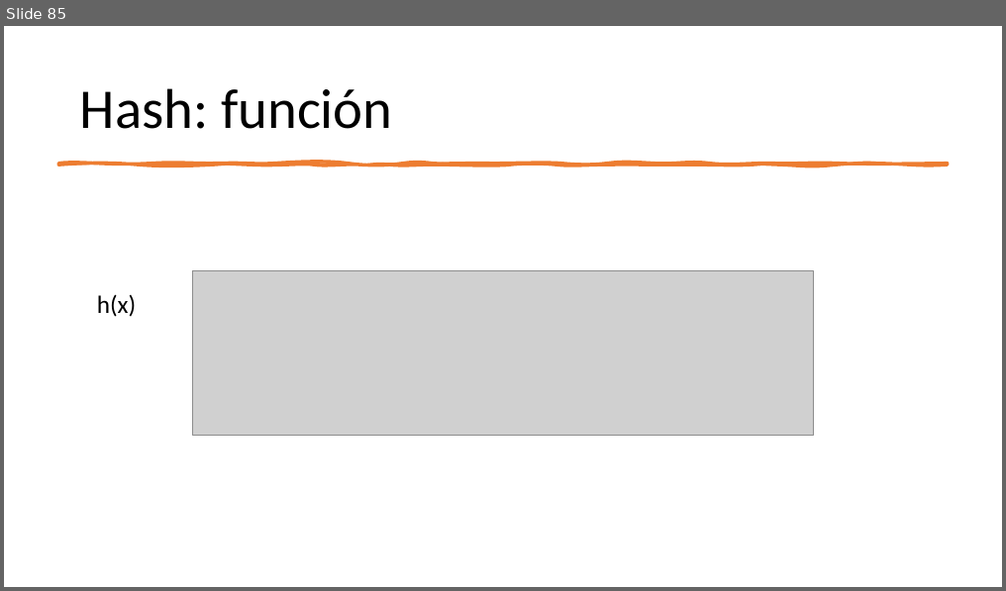
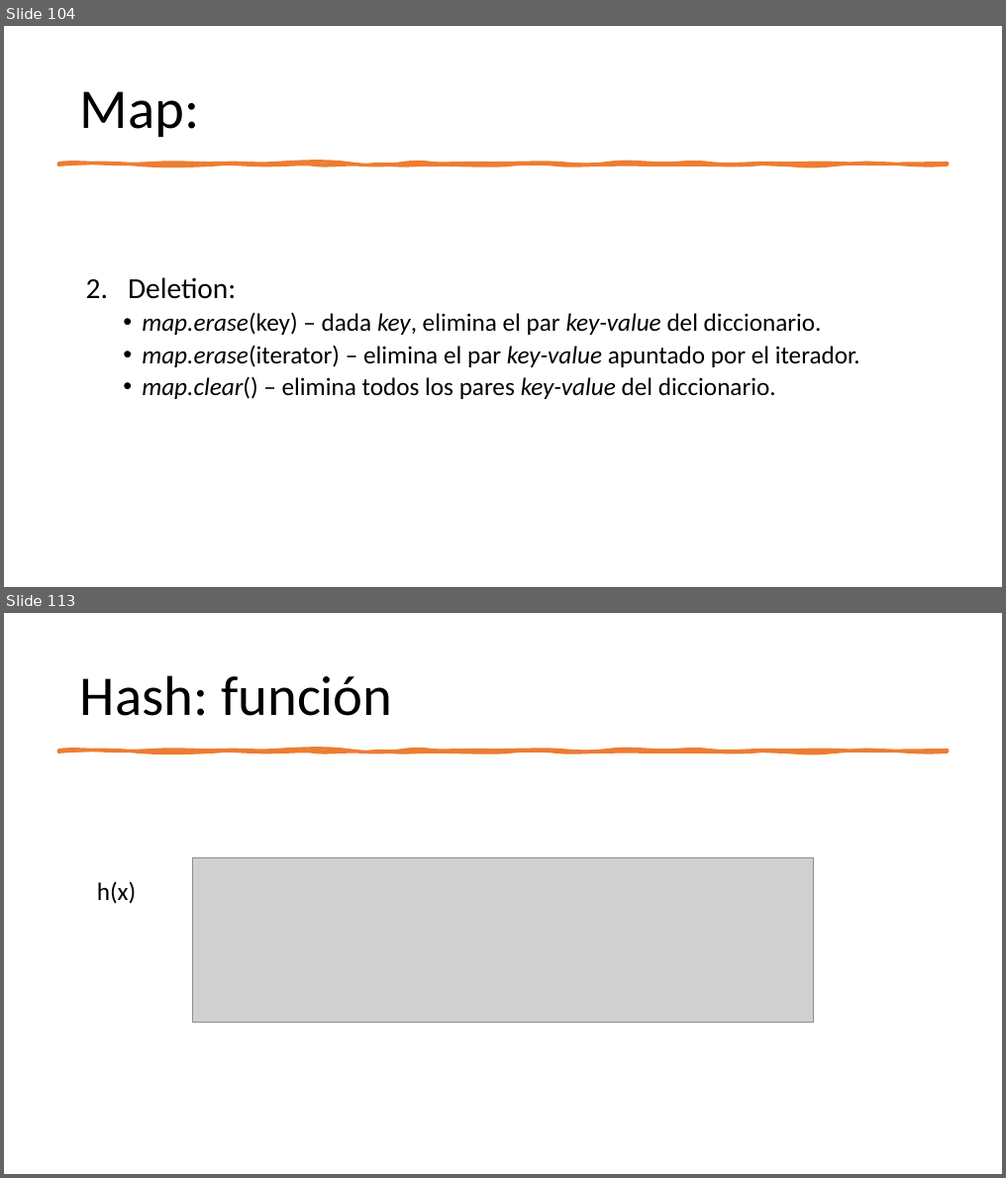
Before and after one commit to ppa-docencia-u/usm-ejemplos-estdatos, a slide deck: presentacion/Estructuras de datos-1.pptx. Shown one above the other, each under a label of ours: slide 85 before the commit, slides 104 and 113 after it; the slides between them are not shown. The pictures are 1006x591 and 1006x1178 pixels, drawn with LibreOffice and Linux fonts; fonts in the diff are those of the drawing; grey boxes stand for pictures. Boxes give left, top, right and bottom in pixels: in the first picture for what was removed or moved away, otherwise in the second. Text is boxed around its words. In the diff, an @@ line names an element or a change of style, - is before the commit and + after.

```diff
--- a/presentacion/Estructuras de datos-1.pptx
+++ b/presentacion/Estructuras de datos-1.pptx
@@ slide 104 added at (4,26,1002,587), background #FFFFFF @@
@@ title added at (80,91,199,137), 54 pt, text #000000 @@
+Map:
@@ freeform shape added at (58,163,947,165), fill #ED7D31, outline #ED7D31 3.25 pt @@
@@ text added at (128,277,860,399), 24 pt, text #000000 @@
+2. Deletion:
+  • map.erase(key) – dada key, elimina el par key-value del diccionario.
+  • map.erase(iterator) – elimina el par key-value apuntado por el iterador.
+  • map.clear() – elimina todos los pares key-value del diccionario.
@@ what was slide 85 is now slide 113 @@
```
Also in this commit, not shown: 2 slides changed, 34 other slides added.
